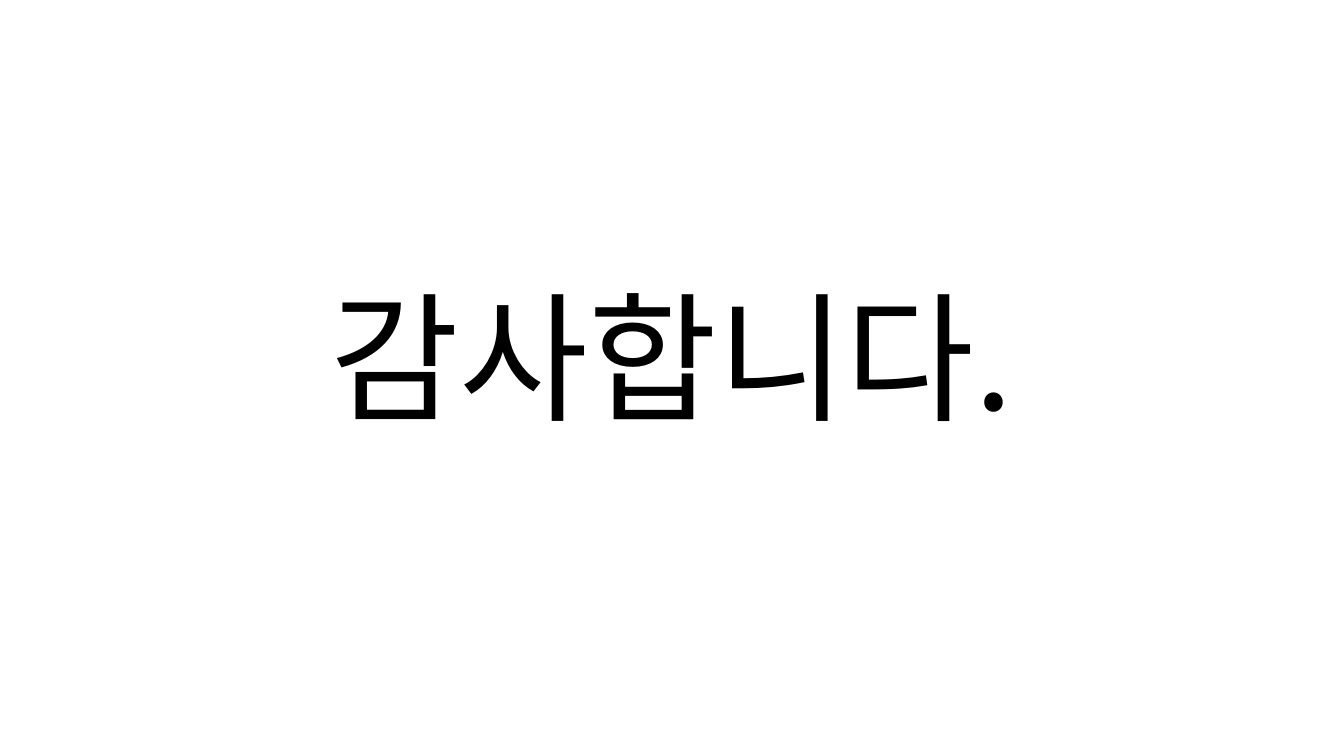
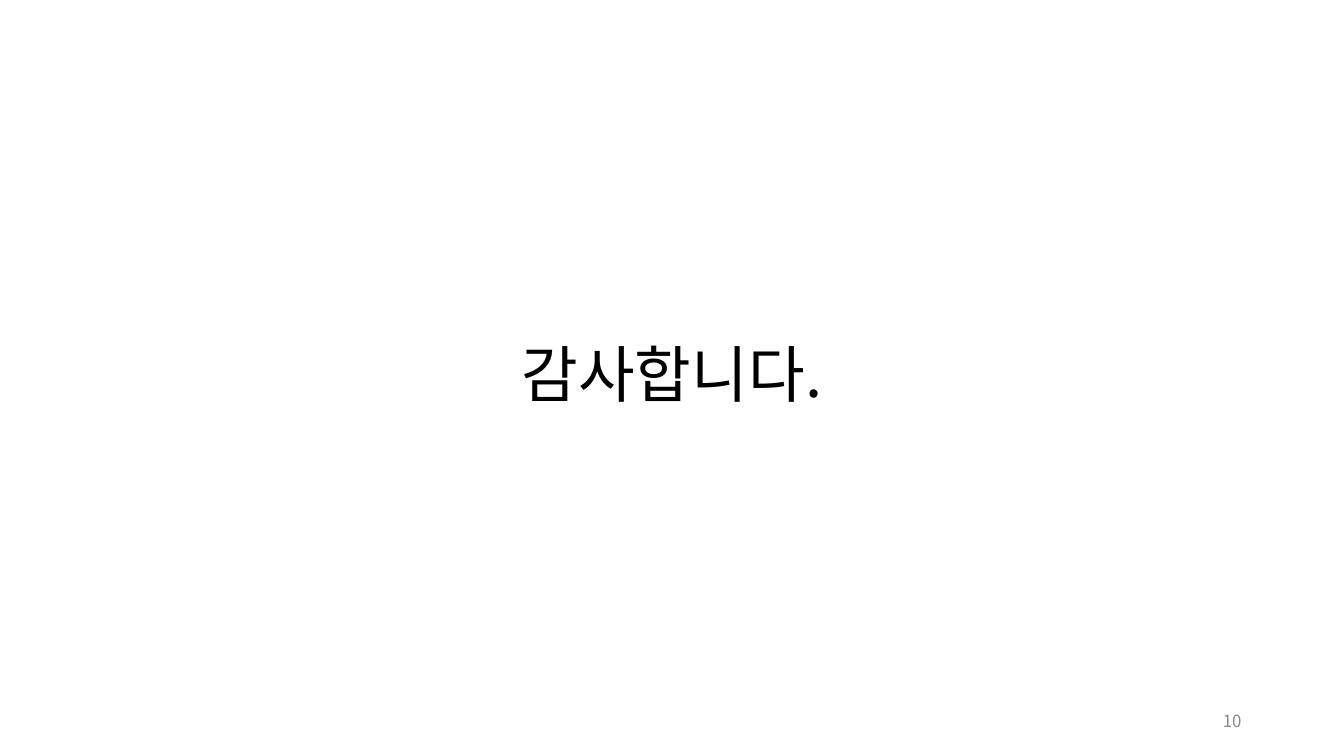
Before and after one commit to devsungmin/OSS-Team, a slide deck: slide 10 of 오픈소스 SW.pptx. Drawn at 1344x756 pixels with LibreOffice and Linux fonts; fonts in the diff are those of the drawing. Boxes give left, top, right and bottom in pixels: in the first picture for what was removed or moved away, otherwise in the second. Text is boxed around its words. In the diff, an @@ line names an element or a change of style, - is before the commit and + after.

```diff
--- a/오픈소스 SW.pptx
+++ b/오픈소스 SW.pptx
@@ title "감사합니다.": place and size @@
-title "감사합니다." at (331, 293, 1014, 421)
+title "감사합니다." at (522, 345, 823, 402)
@@ title "감사합니다." at (522, 345, 823, 402): size 100 to 44 pt @@
@@ page number added at (1223, 714, 1242, 727), 12 pt, text #8C8C8C @@
+10
```
Also in this commit, not shown: 8 other slides changed, 1 slide added, 1 slide removed.
